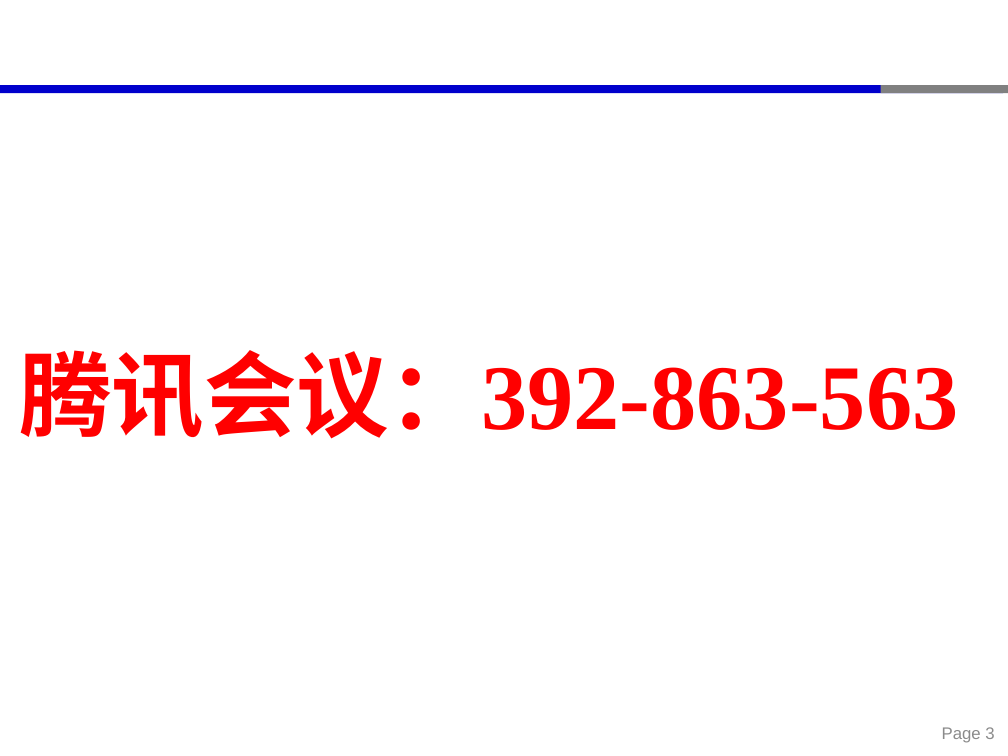
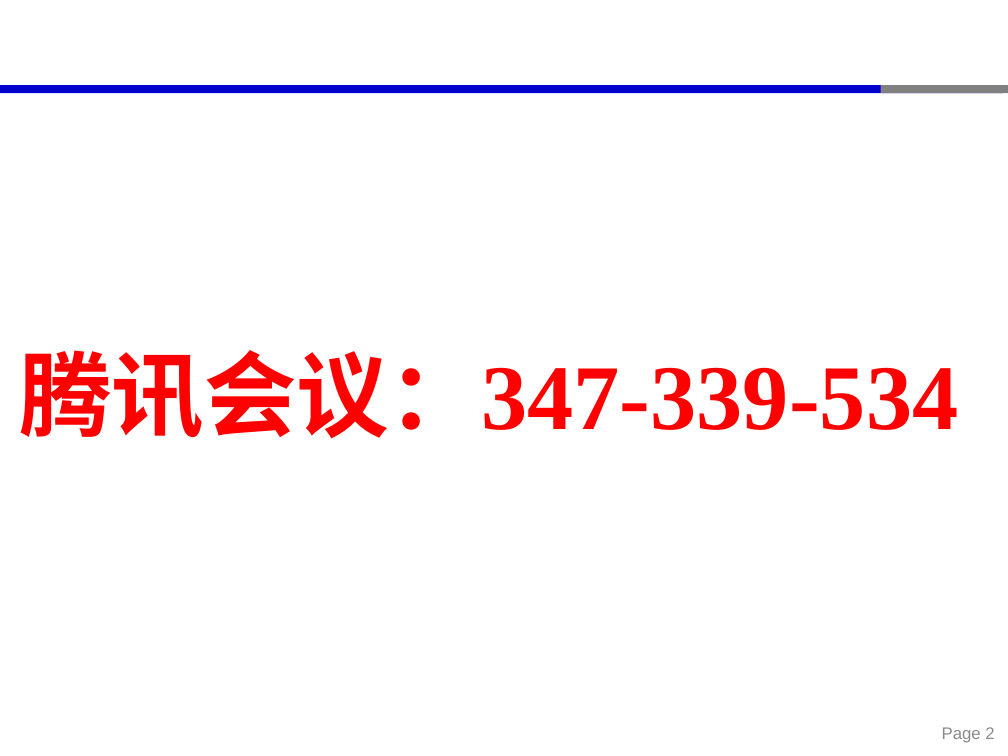
Before and after one commit to kightbal/Open-source-GIS-Course, a slide deck: slide 2 of 第4章-矢量数据处理-8课时/第4章-矢量数据处理.pptx (slide 3 before the commit). Drawn at 1008x756 pixels with LibreOffice and Linux fonts; fonts in the diff are those of the drawing. Boxes give left, top, right and bottom in pixels: in the first picture for what was removed or moved away, otherwise in the second. Text is boxed around its words. In the diff, an @@ line names an element or a change of style, - is before the commit and + after.

```diff
--- a/第4章-矢量数据处理-8课时/第4章-矢量数据处理.pptx
+++ b/第4章-矢量数据处理-8课时/第4章-矢量数据处理.pptx
@@ text at [19, 350, 958, 439]: text changed @@
-腾讯会议：392-863-563
+腾讯会议：347-339-534
@@ page number at [942, 727, 994, 743]: text changed @@
-Page 3
+Page 2
```
Also in this commit, not shown: 7 other files.
